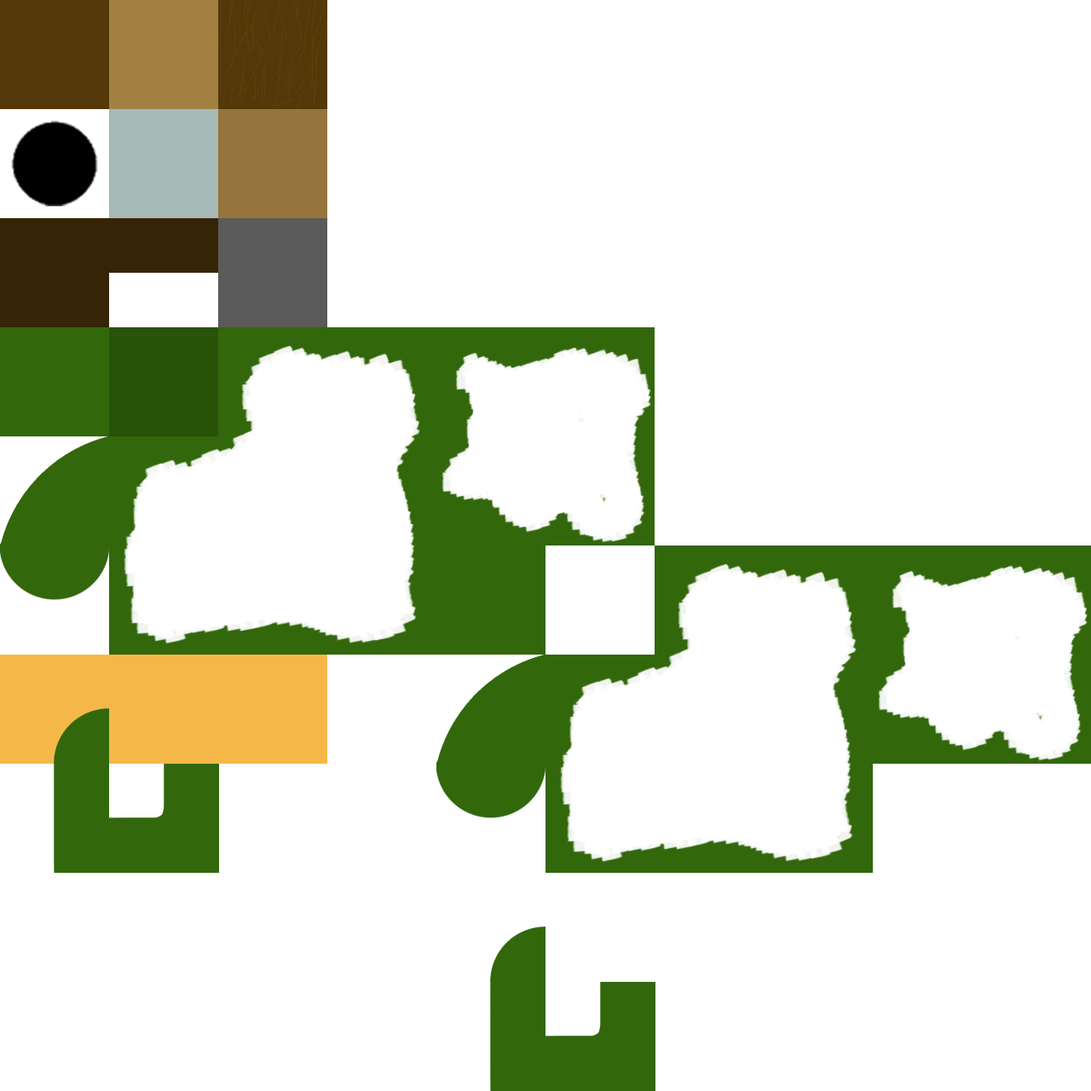
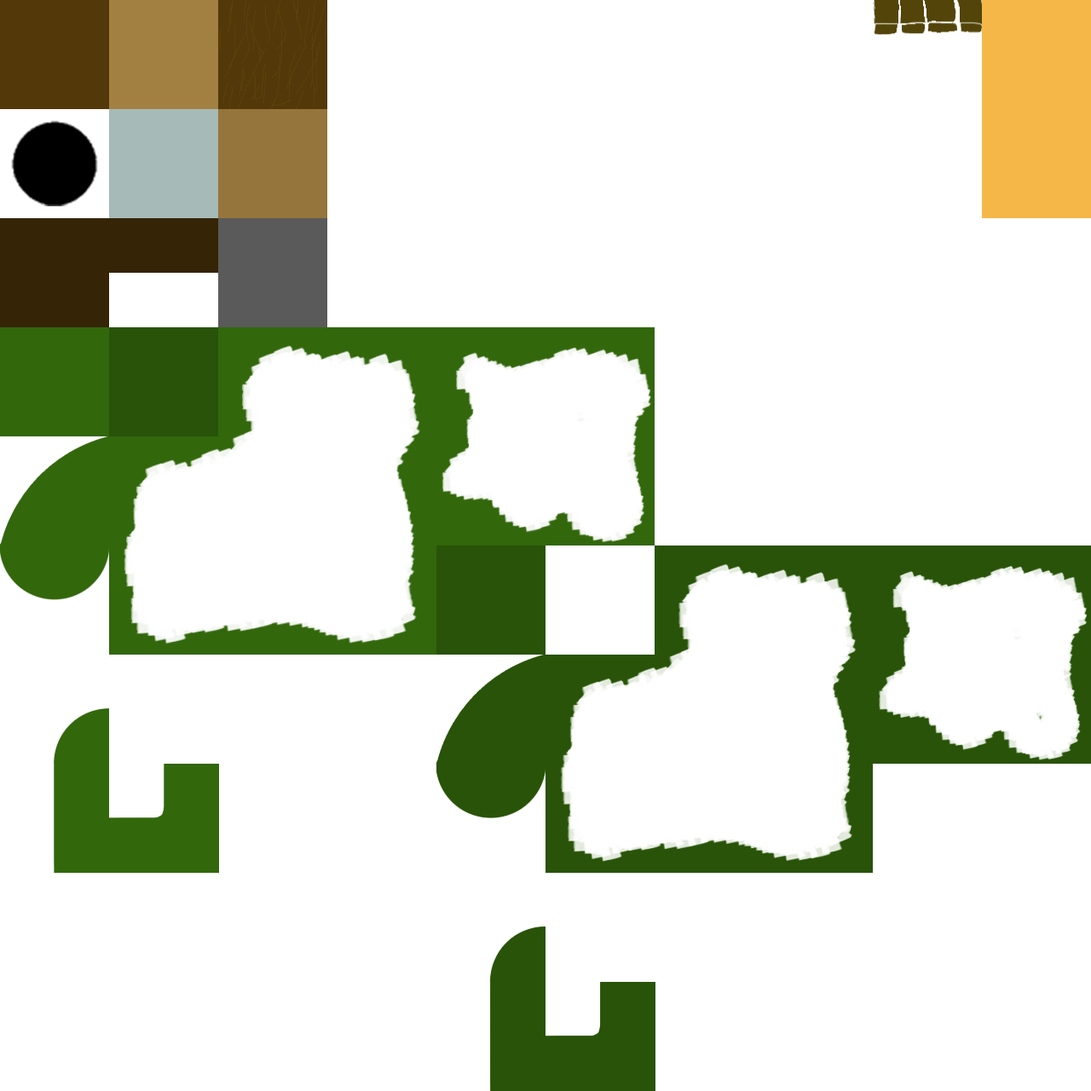
Layers edited between the first and the second 1091×1091 image:
painted on "Calque 16" over bbox(436, 545, 1091, 1091)
painted on "Calque 15" over bbox(599, 490, 609, 505)
painted on "Calque 11" over bbox(0, 0, 1091, 765)
